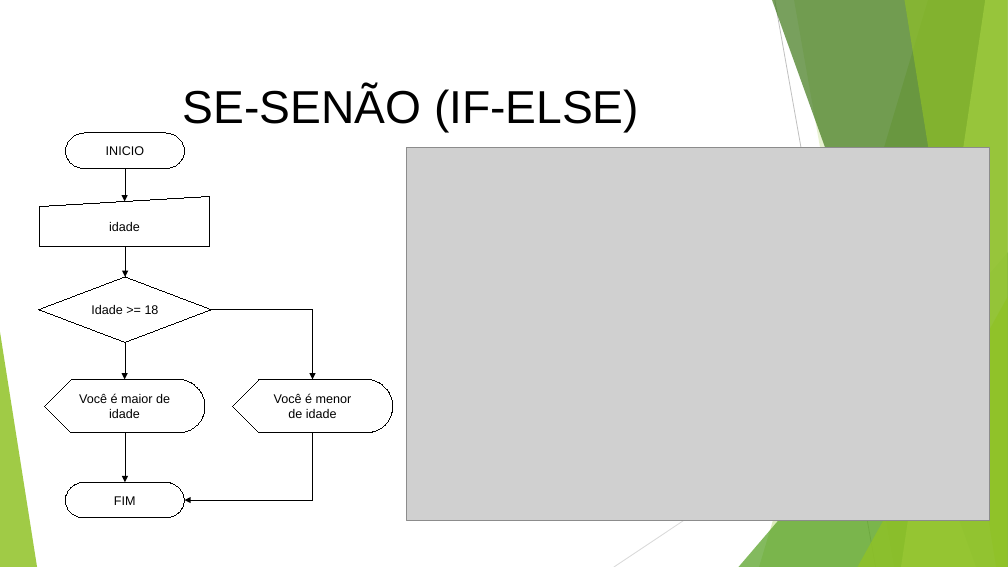
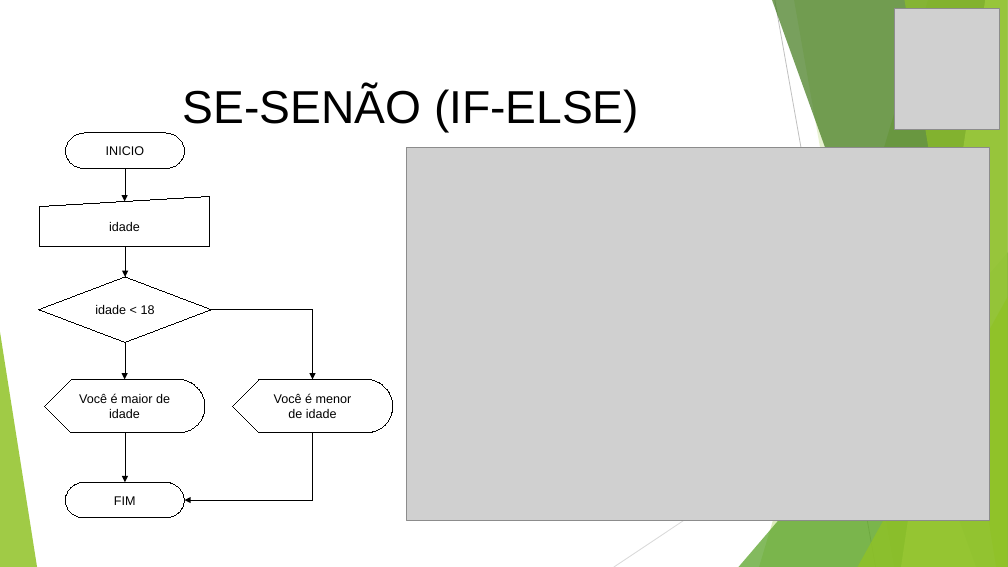
Before and after one commit to profdouglasifsp/LOG-estruturasDeDecisao, a slide deck: slide 13 of logicaDeProgramacaoEstruturasDeDecisao.odp. Drawn at 1008x567 pixels with LibreOffice and Linux fonts; fonts in the diff are those of the drawing; grey boxes stand for pictures. Boxes give left, top, right and bottom in pixels: in the first picture for what was removed or moved away, otherwise in the second. Text is boxed around its words. In the diff, an @@ line names an element or a change of style, - is before the commit and + after.

```diff
--- a/logicaDeProgramacaoEstruturasDeDecisao.odp
+++ b/logicaDeProgramacaoEstruturasDeDecisao.odp
@@ picture added at box(895, 8, 1000, 130) @@
@@ text in diamond at box(95, 305, 155, 314): text changed @@
-Idade >= 18
+idade < 18
```
Also in this commit, not shown: 23 other slides changed, 5 other files.
